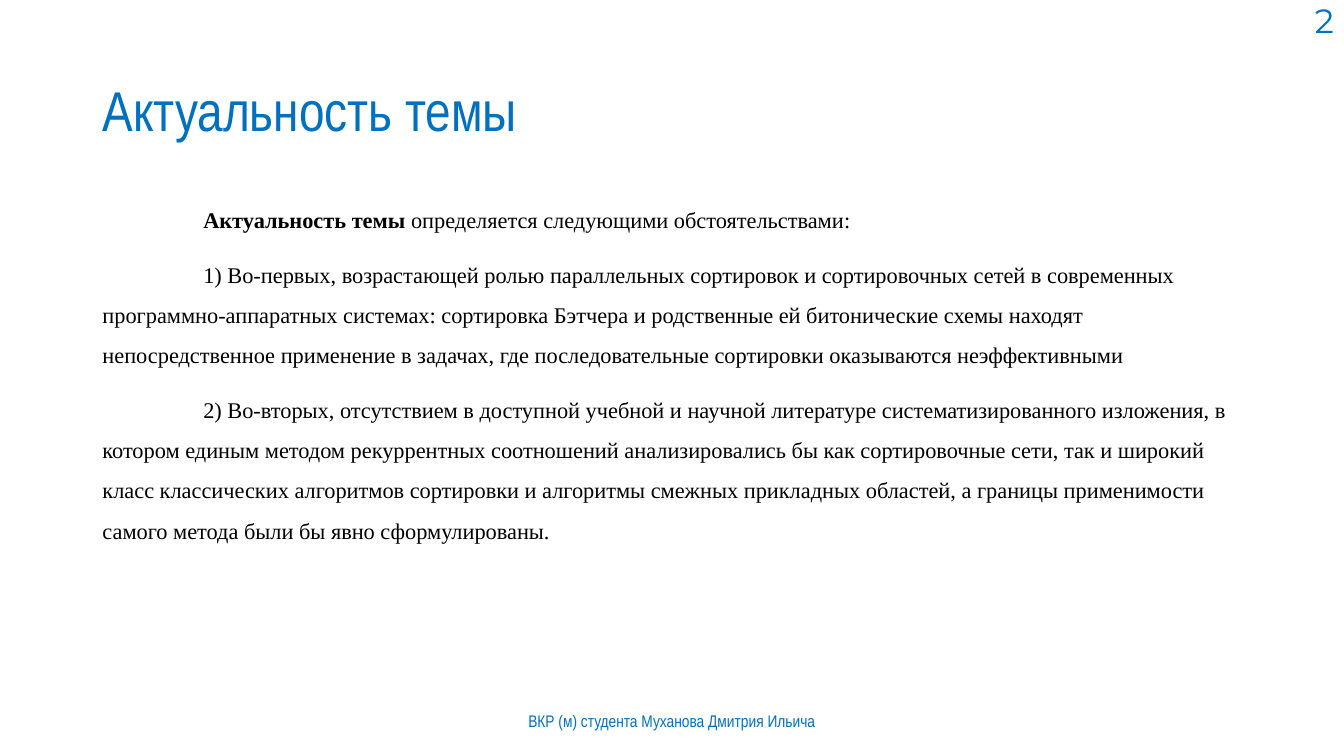
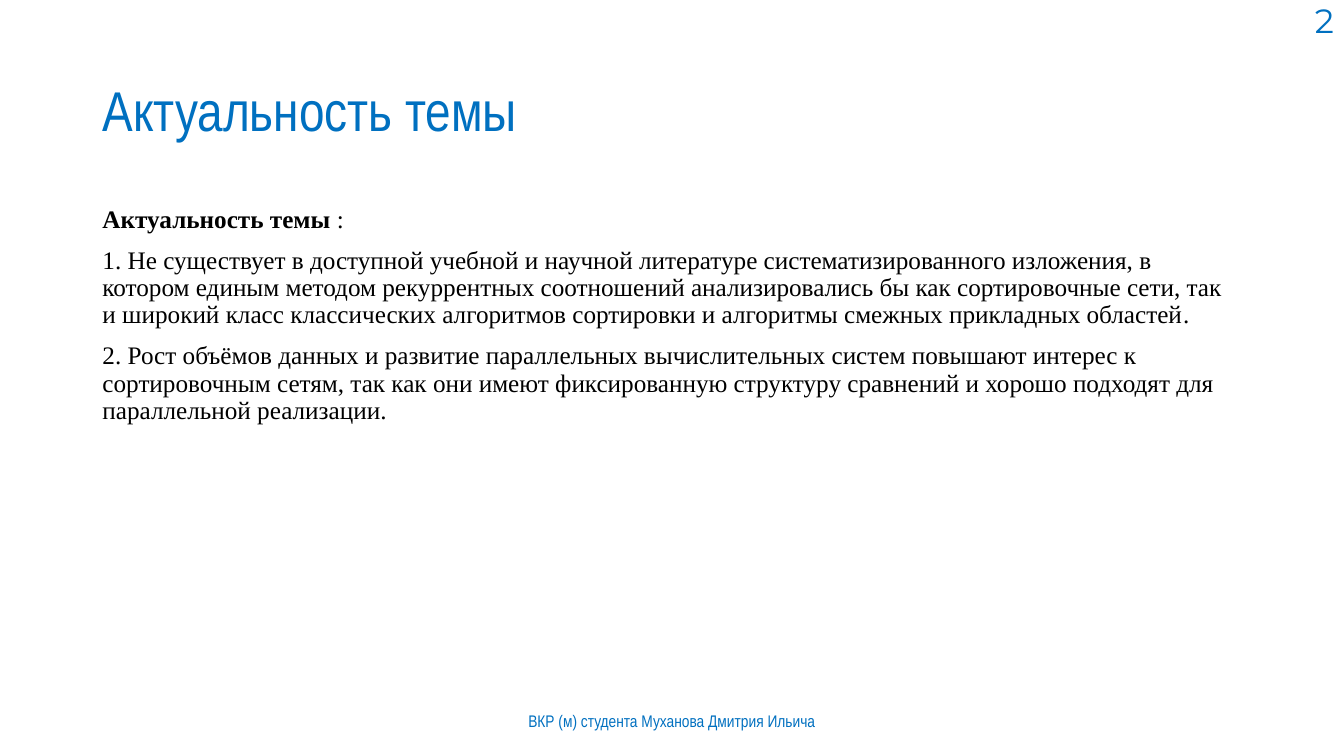
Before and after one commit to mityamuch/Diplom_Batcher, a slide deck: slide 2 of ВКР.pptx. Drawn at 1344x756 pixels with LibreOffice and Linux fonts; fonts in the diff are those of the drawing; background and template pictures are left out. Boxes give left, top, right and bottom in pixels: in the first picture for what was removed or moved away, otherwise in the second. Text is boxed around its words. In the diff, an @@ line names an element or a change of style, - is before the commit and + after.

```diff
--- a/ВКР.pptx
+++ b/ВКР.pptx
@@ text at (102, 211, 1222, 425): text changed; size 16 to 18 pt @@
-Актуальность темы определяется следующими обстоятельствами:
-1) Во-первых, возрастающей ролью параллельных сортировок и сортировочных сетей в современных программно-аппаратных системах: сортировка Бэтчера и родственные ей битонические схемы находят непосредственное применение в задачах, где последовательные сортировки оказываются неэффективными
-2) Во-вторых, отсутствием в доступной учебной и научной литературе систематизированного изложения, в котором единым методом рекуррентных соотношений анализировались бы как сортировочные сети, так и широкий класс классических алгоритмов сортировки и алгоритмы смежных прикладных областей, а границы применимости самого метода были бы явно сформулированы.
+Актуальность темы :
+1. Не существует в доступной учебной и научной литературе систематизированного изложения, в котором единым методом рекуррентных соотношений анализировались бы как сортировочные сети, так и широкий класс классических алгоритмов сортировки и алгоритмы смежных прикладных областей.
+2. Рост объёмов данных и развитие параллельных вычислительных систем повышают интерес к сортировочным сетям, так как они имеют фиксированную структуру сравнений и хорошо подходят для параллельной реализации.
```
Also in this commit, not shown: 6 other slides changed.
